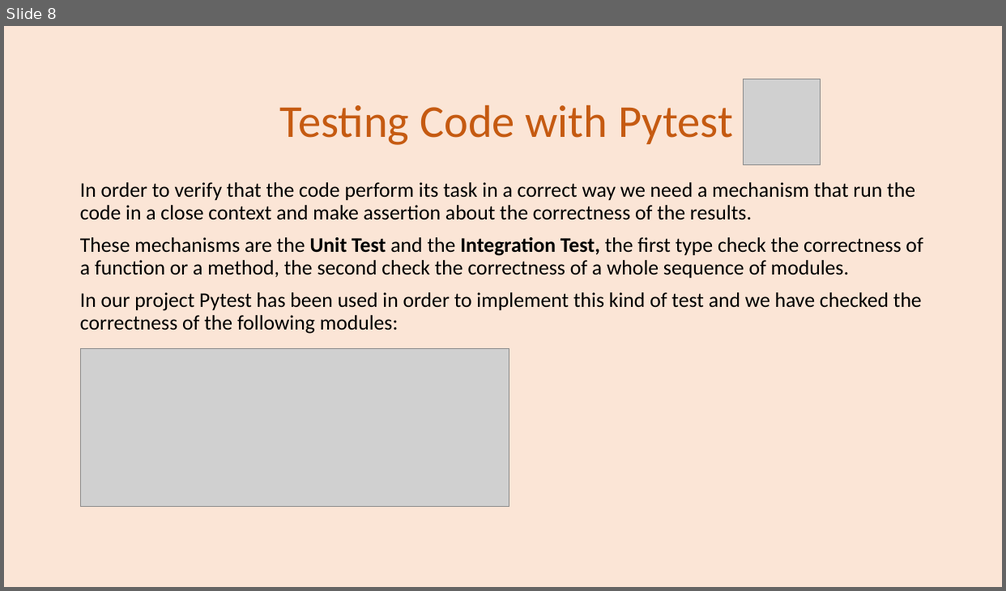
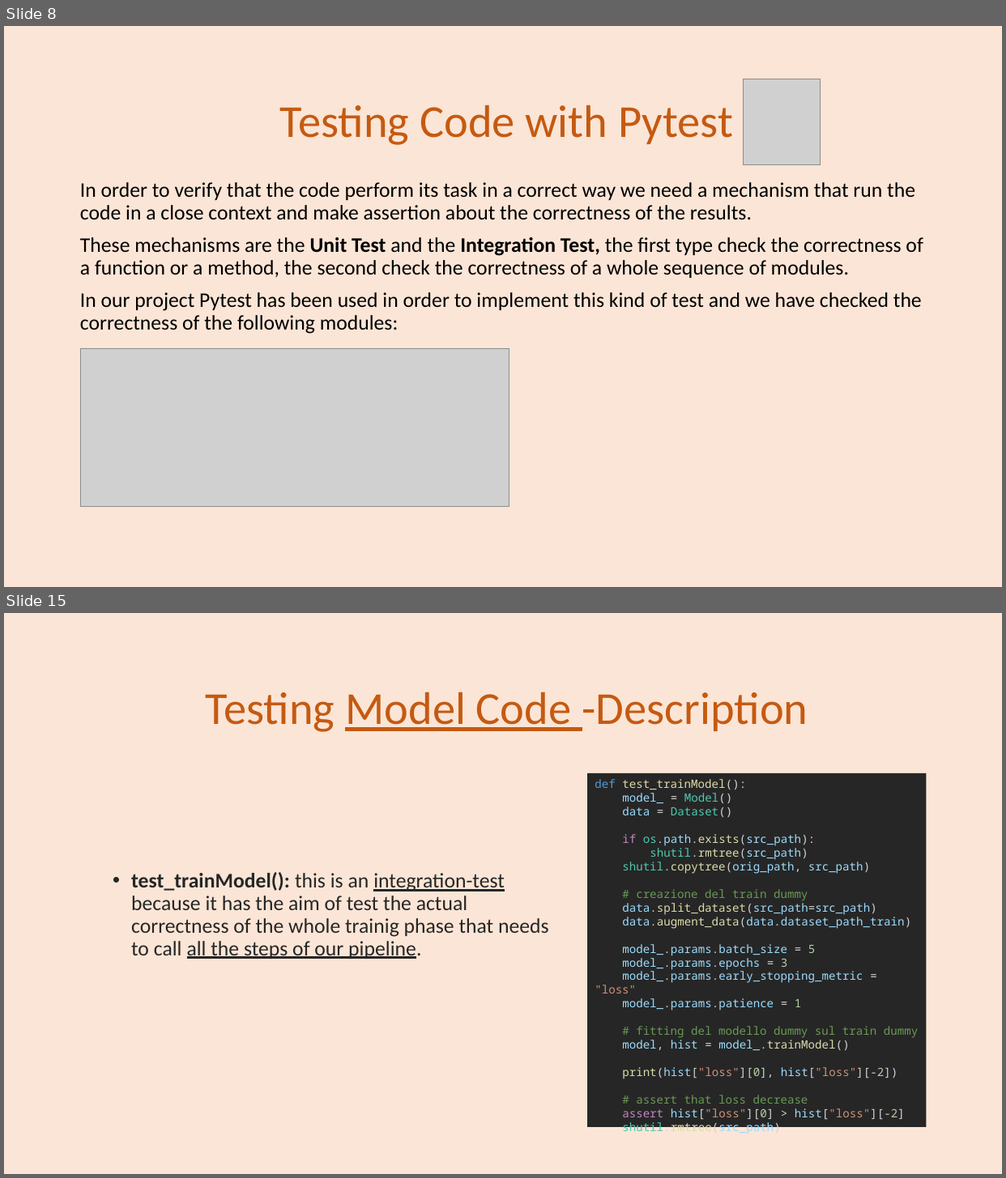
Before and after one commit to se4ai2223-uniba/architectural-style-recognition, a slide deck: docs/ArchiNet Team-Milestone 3.pptx. Shown one above the other, each under a label of ours: slide 8 before the commit, slides 8 and 15 after it; the slides between them are not shown. The pictures are 1006x591 and 1006x1178 pixels, drawn with LibreOffice and Linux fonts; fonts in the diff are those of the drawing; grey boxes stand for pictures. Boxes give left, top, right and bottom in pixels: in the first picture for what was removed or moved away, otherwise in the second. Text is boxed around its words. In the diff, an @@ line names an element or a change of style, - is before the commit and + after.

```diff
--- a/docs/ArchiNet Team-Milestone 3.pptx
+++ b/docs/ArchiNet Team-Milestone 3.pptx
@@ slide 15 added at [4, 613, 1002, 1174], background #FBE5D6 @@
@@ title added at [206, 692, 808, 732], 44 pt, text #C55A11 @@
+Testing Model Code -Description
@@ rectangle added at [587, 773, 927, 1127], fill #262626, 11 pt, text #9CDCFE @@
+def test_trainModel():
+model_ = Model()
+data = Dataset()
+if os.path.exists(src_path):
+shutil.rmtree(src_path)
+shutil.copytree(orig_path, src_path)
+# creazione del train dummy
+data.split_dataset(src_path=src_path)
+data.augment_data(data.dataset_path_train)
+model_.params.batch_size = 5
+model_.params.epochs = 3
+model_.params.early_stopping_metric = "loss"
+model_.params.patience = 1
+# fitting del modello dummy sul train dummy
+model, hist = model_.trainModel()
+print(hist["loss"][0], hist["loss"][-2])
+# assert that loss decrease
+assert hist["loss"][0] > hist["loss"][-2]
+shutil.rmtree(src_path)
@@ text added at [131, 872, 549, 959], 20 pt, text #262626 @@
+• test_trainModel(): this is an integration-test because it has the aim of test the actual correctness of the whole trainig phase that needs to call all the steps of our pipeline.
```
Also in this commit, not shown: 10 other slides added, 3 other files.
